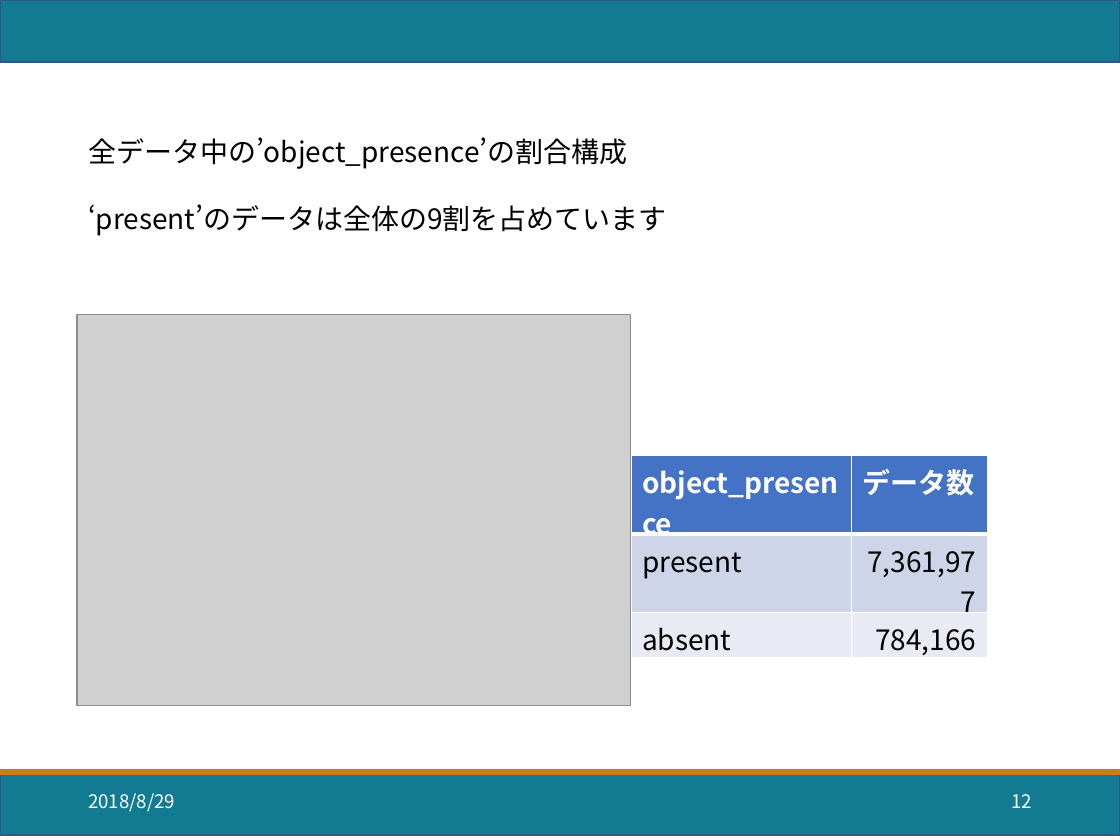
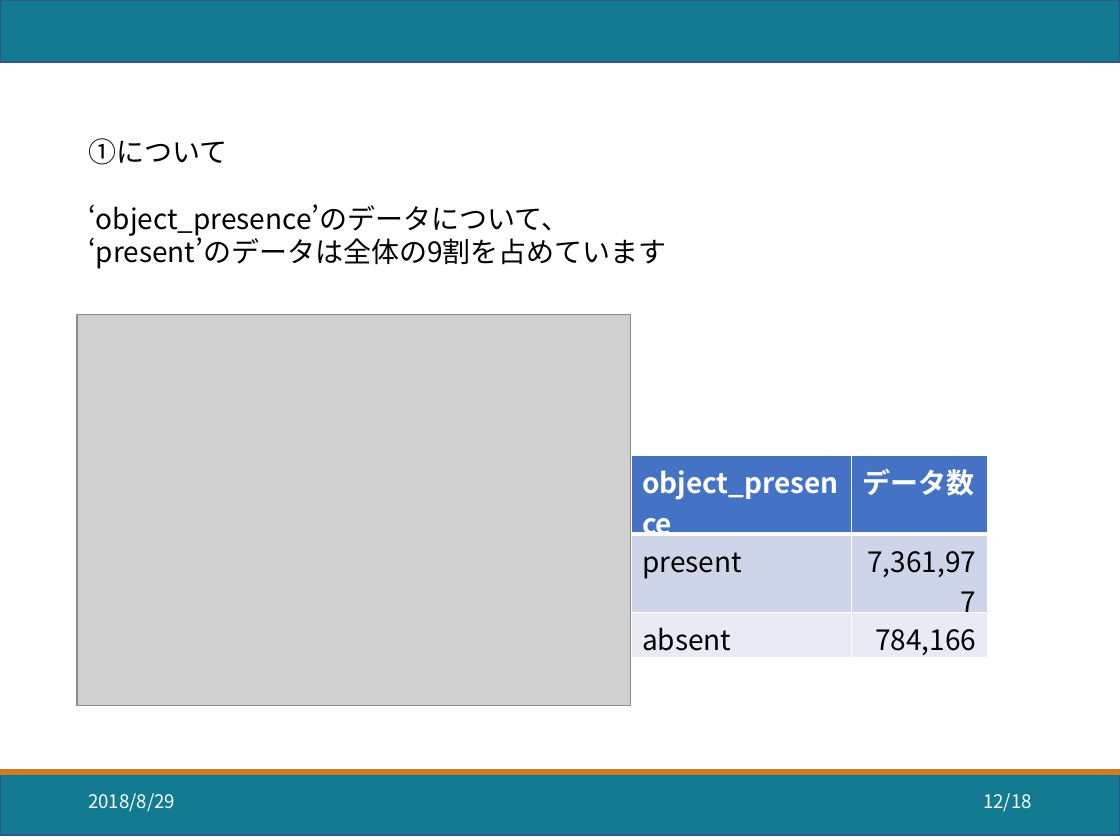
Before and after one commit to chikarahirai/file_upl0ader, a slide deck: slide 12 of 分析自習_v0,1.pptx. Drawn at 1120x840 pixels with LibreOffice and Linux fonts; fonts in the diff are those of the drawing; grey boxes stand for pictures. Boxes give left, top, right and bottom in pixels: in the first picture for what was removed or moved away, otherwise in the second. Text is boxed around its words. In the diff, an @@ line names an element or a change of style, - is before the commit and + after.

```diff
--- a/分析自習_v0,1.pptx
+++ b/分析自習_v0,1.pptx
@@ text at [88, 138, 569, 236]: text changed @@
-全データ中の’object_presence’の割合構成
+①について
+‘object_presence’のデータについて、
@@ page number at [983, 793, 1032, 812]: text changed @@
-12
+12/18
```
Also in this commit, not shown: 11 other slides changed, 1 slide added, 1 other file.
